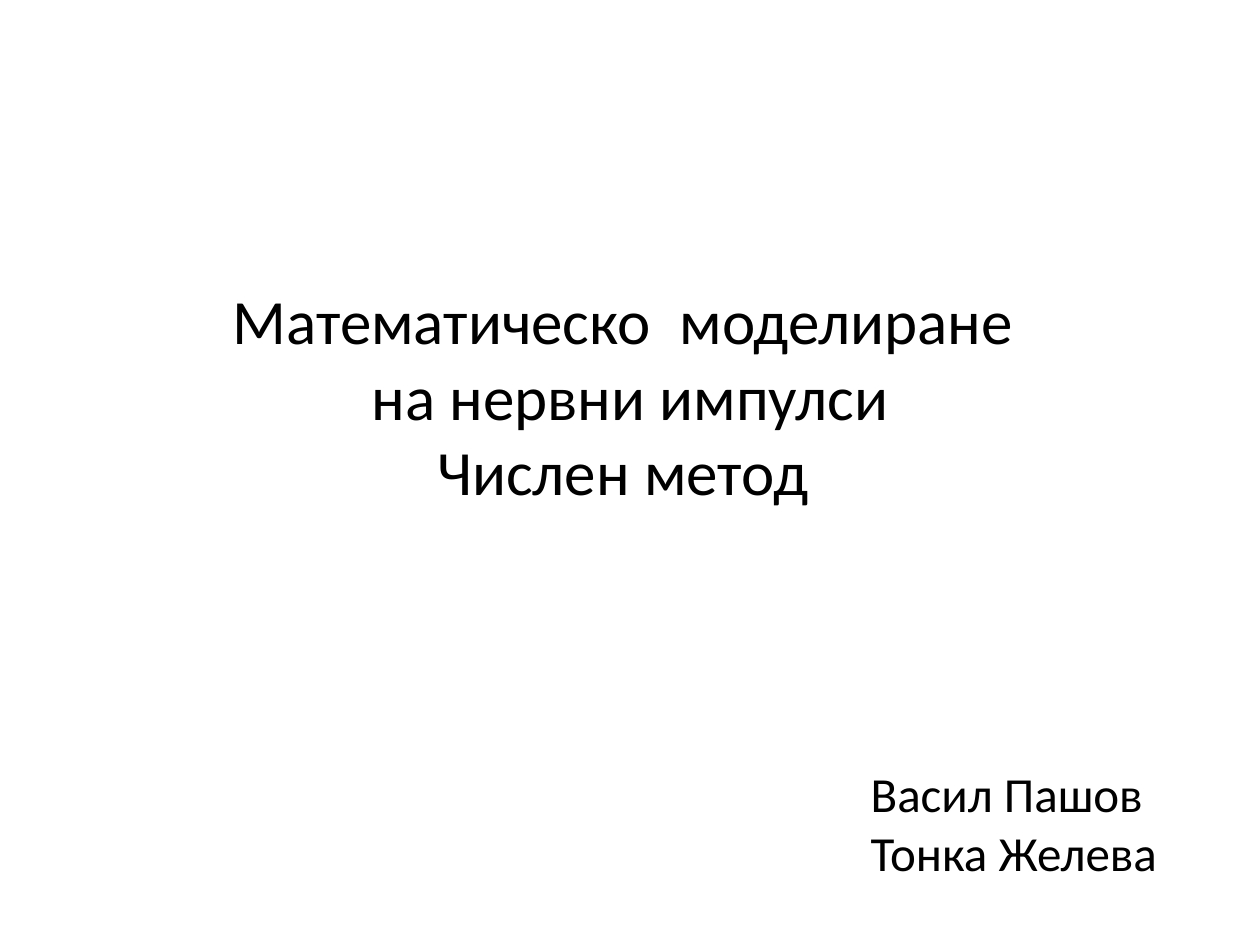
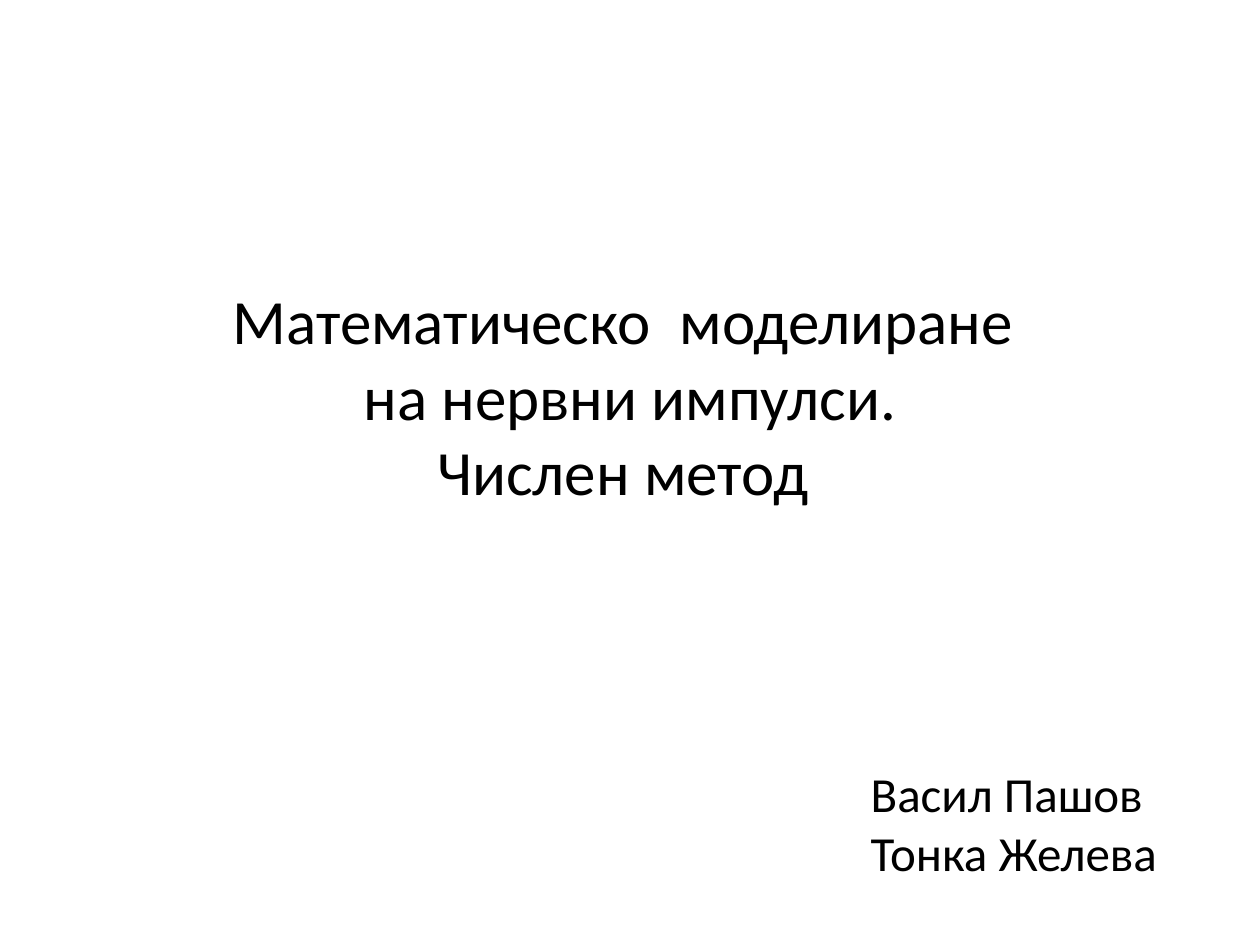
Before and after one commit to vasil-pashov/MathematicalModelOfNeuron, a slide deck: slide 1 of Числен метод-презентация2.pptx. Drawn at 1260x945 pixels with LibreOffice and Linux fonts; fonts in the diff are those of the drawing. Boxes give left, top, right and bottom in pixels: in the first picture for what was removed or moved away, otherwise in the second. Text is boxed around its words. In the diff, an @@ line names an element or a change of style, - is before the commit and + after.

```diff
--- a/Числен метод-презентация2.pptx
+++ b/Числен метод-презентация2.pptx
@@ title at bbox=[233, 303, 1012, 506]: text changed @@
-Математическо моделиране
-на нервни импулси
-Числен метод
+Математическо моделиране
+на нервни импулси.
+Числен метод
```
Also in this commit, not shown: 3 other slides changed, 1 slide added, 1 slide removed.
